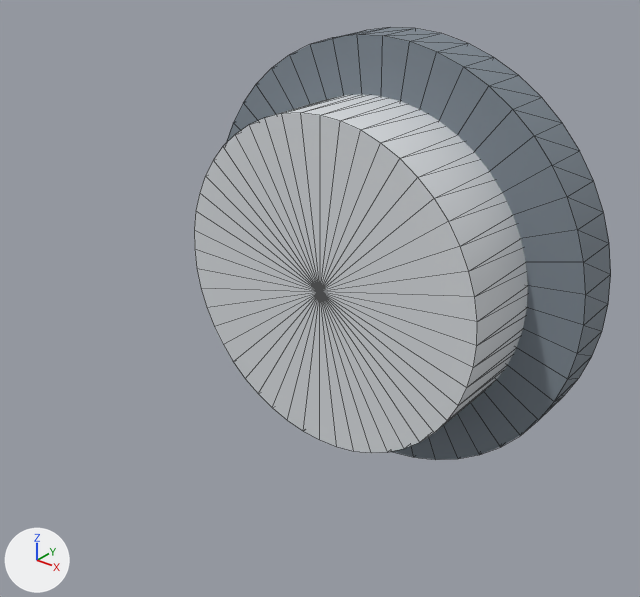
Two versions of the OBJ model universal-robots-ur-series/meshes/ur15/base_link_inertia.obj, one commit apart.
Rendered twice from a camera (50 mm lens) standing at (0.208, -0.312, 0.158) and looking at (-0.003, -0.049, -0.005). Arrows for +X, +Y and +Z are at lower left; the lights stay in place. The first picture is the older version. Mesh edges are drawn as thin lines. Where no turn or scale is listed for an object, it has been applied to the vertices. Vertices at exactly the same position are counted once.

Objects in the first picture: 'foot', 'pedestal'.
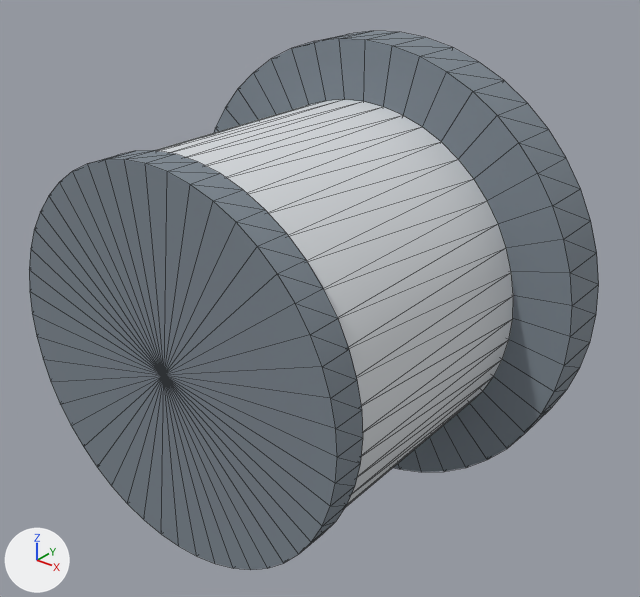
Where the change shows, as pixel boxes [x1, y1, x2, y2] in the pictures (640 x 597 px):
'yaw_seal', moved (not visible before)
    after: [29, 150, 363, 570]
'pedestal', moved
    before: [194, 94, 528, 453]
    after: [156, 100, 513, 505]
'foot', moved
    before: [226, 27, 611, 460]
    after: [214, 31, 599, 472]

The change in detail:
me_foot is used by ob_foot; location (0.0, 0.0, 0.0).
me_foot had 100 vertices, 192 faces and spanned x -0.098..0.098, y -0.012..0.012, z -0.098..0.098.
me_foot now has 100 vertices, 192 faces and spans x -0.098..0.098, y -0.024..0.0, z -0.098..0.098.
me_foot part 1: the whole mesh is moved by (0.0, -0.012, 0.0).
me_pedestal is used by ob_pedestal; location (0.0, 0.0, 0.0).
me_pedestal had 100 vertices, 192 faces and spanned x -0.074..0.074, y -0.052..0.052, z -0.074..0.074.
me_pedestal now has 100 vertices, 192 faces and spans x -0.074..0.074, y -0.128..-0.024, z -0.074..0.074.
me_pedestal part 2: the whole mesh is moved by (0.0, -0.076, 0.0).
me_yaw_seal is used by ob_yaw_seal; location (0.0, 0.0, 0.0).
me_yaw_seal had 100 vertices, 192 faces and spanned x -0.076..0.076, y -0.007..0.007, z -0.076..0.076.
me_yaw_seal now has 100 vertices, 192 faces and spans x -0.076..0.076, y -0.139..-0.125, z -0.076..0.076.
me_yaw_seal part 3: the whole mesh is moved by (0.0, -0.132, 0.0).
